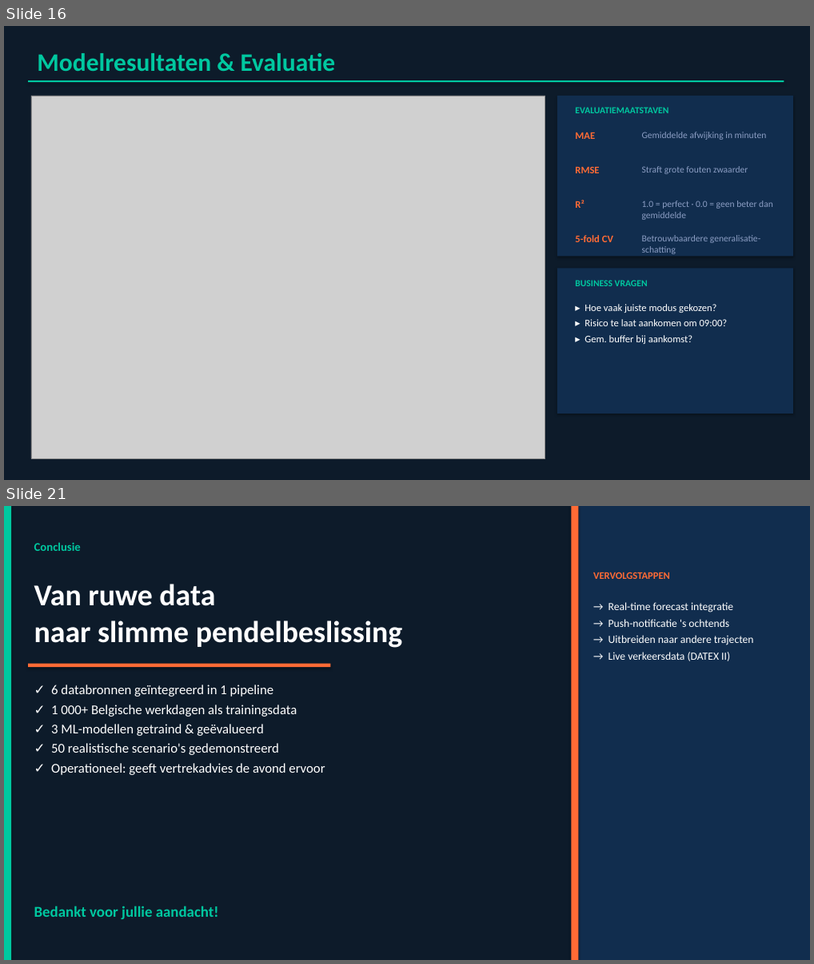
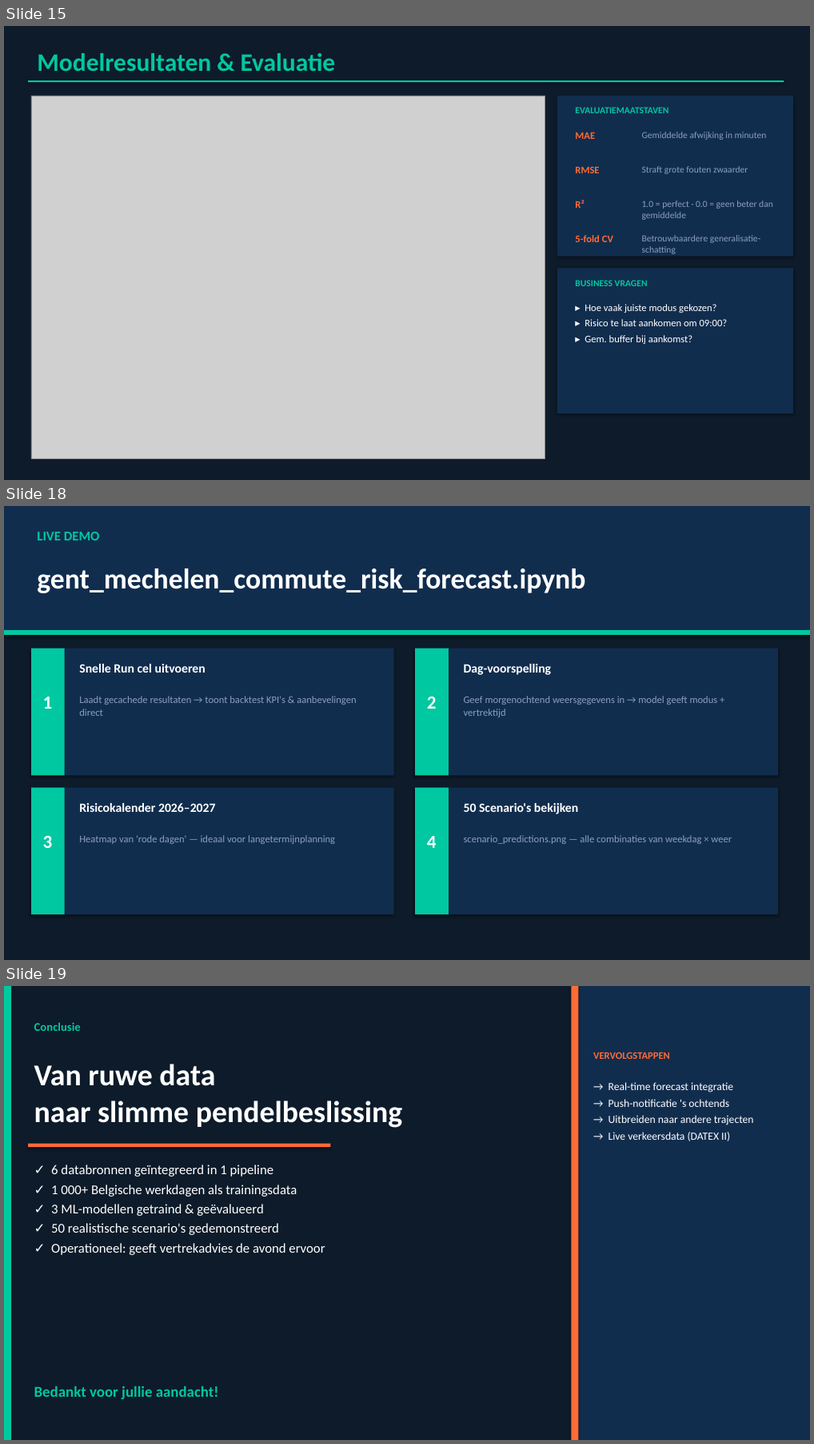
Before and after one commit to MaximeMylle/trafic_forecast_datascience, a slide deck: Gent_Mechelen_Presentatie.pptx. Shown one above the other, each under a label of ours: slides 16 and 21 before the commit, slides 15, 18 and 19 after it; the slides between them are not shown. The pictures are 814x964 and 814x1444 pixels, drawn with LibreOffice and Linux fonts; fonts in the diff are those of the drawing; grey boxes stand for pictures. Boxes give left, top, right and bottom in pixels: in the first picture for what was removed or moved away, otherwise in the second. Text is boxed around its words. In the diff, an @@ line names an element or a change of style, - is before the commit and + after.

```diff
--- a/Gent_Mechelen_Presentatie.pptx
+++ b/Gent_Mechelen_Presentatie.pptx
@@ slide 18 added at (4,506,810,960), background #0D1B2A @@
@@ rectangle added at (4,506,810,633), fill #112D4E @@
@@ text added at (37,532,100,540), 16 pt, text #00C8A0, bold @@
+LIVE DEMO
@@ text added at (37,568,586,593), 34 pt, text #FFFFFF, bold @@
+gent_mechelen_commute_risk_forecast.ipynb
@@ rectangle added at (4,630,810,635), fill #00C8A0 @@
@@ rectangle added at (31,648,394,776), fill #112D4E @@
@@ rectangle added at (31,648,65,776), fill #00C8A0 @@
@@ rectangle added at (415,648,778,776), fill #112D4E @@
@@ rectangle added at (415,648,449,776), fill #00C8A0 @@
@@ text added at (79,664,206,672), 15 pt, text #FFFFFF, bold @@
+Snelle Run cel uitvoeren
@@ text added at (464,664,552,675), 15 pt, text #FFFFFF, bold @@
+Dag-voorspelling
@@ text added at (43,696,53,708), 22 pt, text #FFFFFF, bold @@
+1
@@ text added at (79,696,356,716), 12 pt, text #8B9DC3 @@
+Laadt gecachede resultaten → toont backtest KPI's & aanbevelingen direct
@@ text added at (427,696,437,708), 22 pt, text #FFFFFF, bold @@
+2
@@ text added at (464,696,718,717), 12 pt, text #8B9DC3 @@
+Geef morgenochtend weersgegevens in → model geeft modus + vertrektijd
@@ rectangle added at (31,788,394,914), fill #112D4E @@
@@ rectangle added at (31,788,65,914), fill #00C8A0 @@
@@ rectangle added at (415,788,778,914), fill #112D4E @@
@@ rectangle added at (415,788,449,914), fill #00C8A0 @@
@@ text added at (79,803,216,812), 15 pt, text #FFFFFF, bold @@
+Risicokalender 2026–2027
@@ text added at (464,803,578,814), 15 pt, text #FFFFFF, bold @@
+50 Scenario's bekijken
@@ text added at (43,836,53,848), 22 pt, text #FFFFFF, bold @@
+3
@@ text added at (79,835,335,844), 12 pt, text #8B9DC3 @@
+Heatmap van 'rode dagen' — ideaal voor langetermijnplanning
@@ text added at (427,836,437,848), 22 pt, text #FFFFFF, bold @@
+4
@@ text added at (464,835,732,844), 12 pt, text #8B9DC3 @@
+scenario_predictions.png — alle combinaties van weekdag × weer
@@ what was slide 16 is now slide 15 @@
@@ what was slide 21 is now slide 19 @@
```
Also in this commit, not shown: 11 slides changed, 2 other slides added, 5 slides removed.
